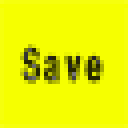
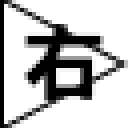
Layered file, before and after one edit (128x128). Changes by layer:
hid group "セーブ座標" (2 layers) over [0, 0, 128, 128]
added group "右針" with 2 layers above "左針" over [0, 0, 128, 128]
added layer "右" in group "右針" over [24, 24, 104, 104]
added layer "三角形 1" (1st of 4, in "右針") in group "右針" over [0, 0, 128, 128]
